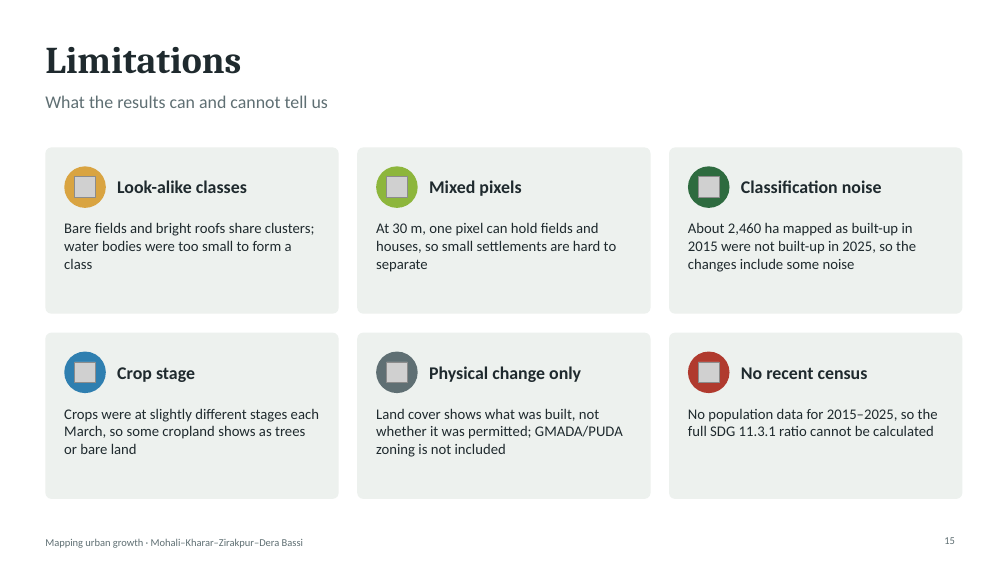
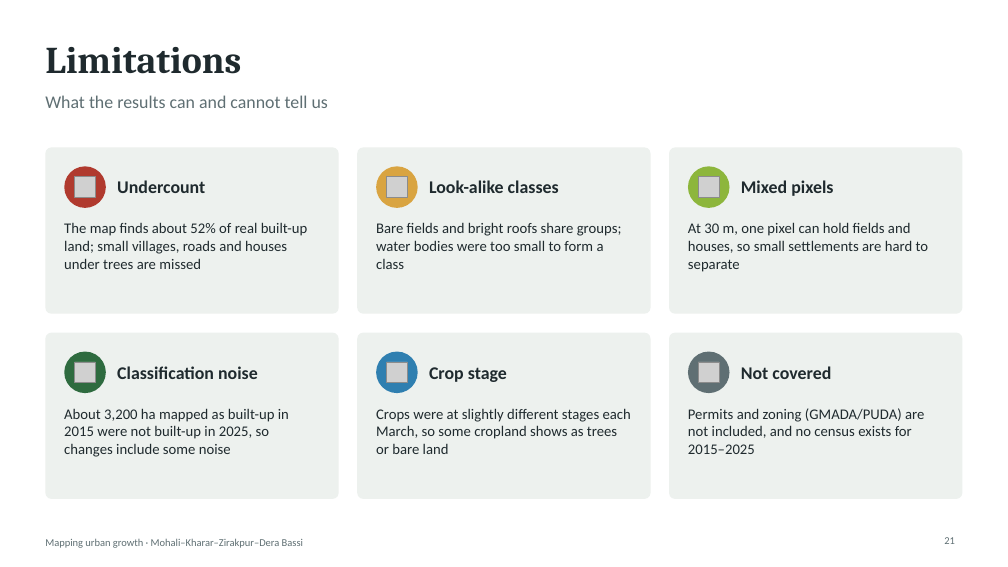
Before and after one commit to SharmaAbhimanyueco/Supriyaaanya, a slide deck: slide 21 of slides/Urban_Growth_Mohali_slides.pptx (slide 15 before the commit). Drawn at 1008x567 pixels with LibreOffice and Linux fonts; fonts in the diff are those of the drawing; grey boxes stand for pictures. Boxes give left, top, right and bottom in pixels: in the first picture for what was removed or moved away, otherwise in the second. Text is boxed around its words. In the diff, an @@ line names an element or a change of style, - is before the commit and + after.

```diff
--- a/slides/Urban_Growth_Mohali_slides.pptx
+++ b/slides/Urban_Growth_Mohali_slides.pptx
@@ ellipse at [64,166,106,208]: fill #D9A441 to #B03A2E @@
@@ ellipse at [376,166,417,208]: fill #8DB63C to #D9A441 @@
@@ ellipse at [688,166,730,208]: fill #2E6B3F to #8DB63C @@
@@ text at [117,180,205,193]: text changed @@
-Look-alike classes
+Undercount
@@ text at [429,180,559,193]: text changed @@
-Mixed pixels
+Look-alike classes
@@ text at [741,180,833,196]: text changed @@
-Classification noise
+Mixed pixels
@@ text at [64,222,308,269]: text changed @@
-Bare fields and bright roofs share clusters; water bodies were too small to form a class
+The map finds about 52% of real built-up land; small villages, roads and houses under trees are missed
@@ text at [376,222,622,269]: text changed @@
-At 30 m, one pixel can hold fields and houses, so small settlements are hard to separate
+Bare fields and bright roofs share groups; water bodies were too small to form a class
@@ text at [688,222,929,272]: text changed @@
-About 2,460 ha mapped as built-up in 2015 were not built-up in 2025, so the changes include some noise
+At 30 m, one pixel can hold fields and houses, so small settlements are hard to separate
@@ ellipse at [64,352,106,393]: fill #2F7FB0 to #2E6B3F @@
@@ ellipse at [376,352,417,393]: fill #5F6F73 to #2F7FB0 @@
@@ ellipse at [688,352,730,393]: fill #B03A2E to #5F6F73 @@
@@ text at [117,366,258,379]: text changed @@
-Crop stage
+Classification noise
@@ text at [429,367,507,382]: text changed @@
-Physical change only
+Crop stage
@@ text at [741,366,831,379]: text changed @@
-No recent census
+Not covered
@@ text at [64,408,289,457]: text changed @@
-Crops were at slightly different stages each March, so some cropland shows as trees or bare land
+About 3,200 ha mapped as built-up in 2015 were not built-up in 2025, so changes include some noise
@@ text at [376,408,631,454]: text changed @@
-Land cover shows what was built, not whether it was permitted; GMADA/PUDA zoning is not included
+Crops were at slightly different stages each March, so some cropland shows as trees or bare land
@@ text at [688,408,924,454]: text changed @@
-No population data for 2015–2025, so the full SDG 11.3.1 ratio cannot be calculated
+Permits and zoning (GMADA/PUDA) are not included, and no census exists for 2015–2025
@@ page number at [944,537,955,544]: text changed @@
-15
+21
```
Also in this commit, not shown: 13 other slides changed, 8 slides added, 1 slide removed, 37 other files.
